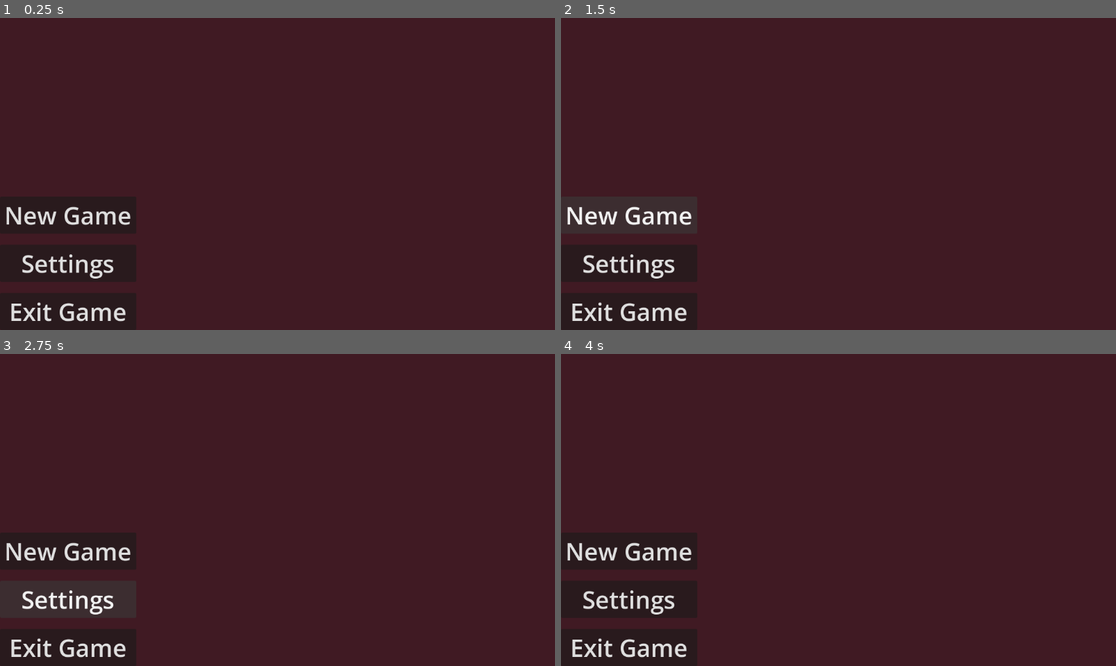
Above: before the commit, frames 1-4 (two rows, left to right).
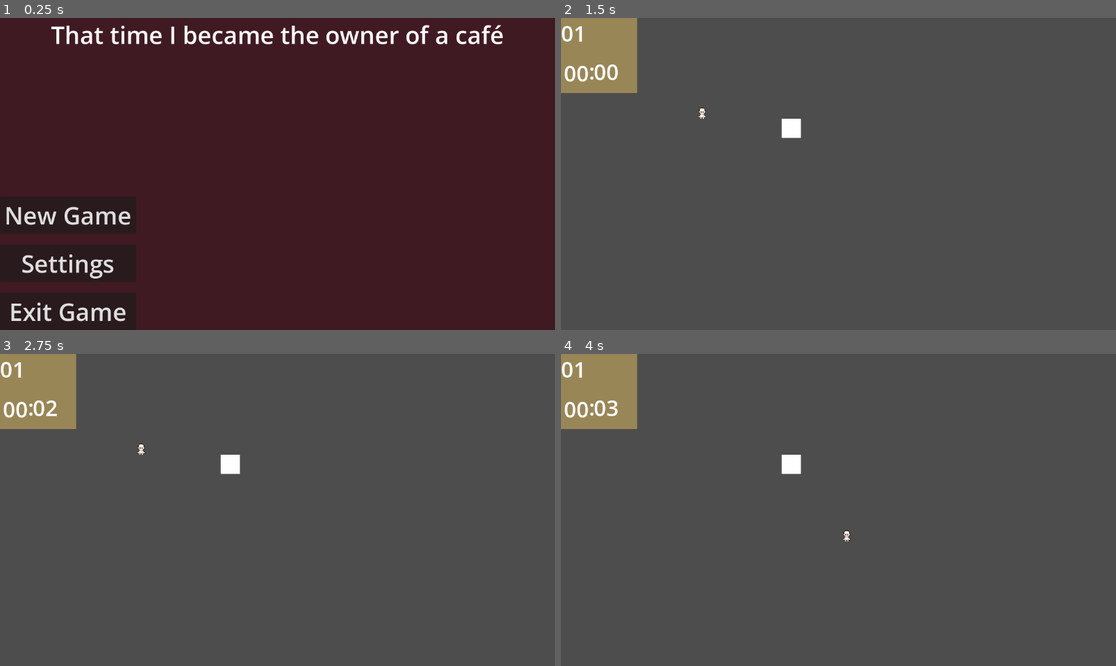
Above: after the commit, the same moments.

Repository: Jose-Prince/UVG-Tesis-Game
Game: Godot game, scene res://Scenes/title_screen.tscn
Same seed, same stepped clock (60 frames per second), same inputs: the game is played once before the commit and once after it. This scene is started directly instead of the project's main scene.
Inputs (mouse positions are in pixels of both pictures, inside the frame that each line leads up to):
- Up to frame 1 (0.25 s): no input
- Up to frame 2 (1.5 s): click "New Game" at 0.5 s; click (627, 214) at 1.25 s, where only the run before the commit has a clickable "New Game"
- Up to frame 3 (2.75 s): click (66, 600) at 2 s, where only the run before the commit has a clickable "Settings"
- Up to frame 4 (4 s): move the mouse to (960, 494) at 2.77 s; hold D (right) 2.78-3.53 s; click (960, 494) at 2.92 s; move the mouse to (727, 525) at 3.52 s; hold S (down) from 3.53 s (still down)

The runs differ from the first frame. In frame 1, 1.8% of the frame differs, in the area x 9-91%, y 2-9%; in frame 2, 100%; in frame 3, 100%; in frame 4, 100%, in the area x 0-100%, y 0-100%.

Commit message:
style: add title

Diff:
--- a/Scenes/title_screen.tscn
+++ b/Scenes/title_screen.tscn
@@ -28,6 +28,24 @@
 grow_horizontal = 2
 grow_vertical = 2
 
+[node name="HBoxContainer" type="HBoxContainer" parent="." unique_id=745264715]
+layout_mode = 1
+anchors_preset = 5
+anchor_left = 0.5
+anchor_right = 0.5
+offset_left = -470.0
+offset_right = 470.0
+offset_bottom = 69.0
+grow_horizontal = 2
+alignment = 1
+
+[node name="Label" type="Label" parent="HBoxContainer" unique_id=1624773213]
+layout_mode = 2
+theme_override_font_sizes/font_size = 50
+text = "That time I became the owner of a café"
+horizontal_alignment = 1
+vertical_alignment = 1
+
 [node name="VBoxContainer" type="VBoxContainer" parent="." unique_id=1276538440]
 layout_mode = 1
 anchors_preset = 2
--- a/Scripts/menu.gd
+++ b/Scripts/menu.gd
@@ -1,7 +1,7 @@
 extends Control
 
 func _on_new_game_pressed() -> void:
-	pass # Replace with function body.
+	get_tree().change_scene_to_file("res://Scenes/café_place.tscn")
 
 func _on_settings_pressed() -> void:
 	pass # Replace with function body.
Renamed: Scenes/Playground.tscn -> Scenes/café_place.tscn
